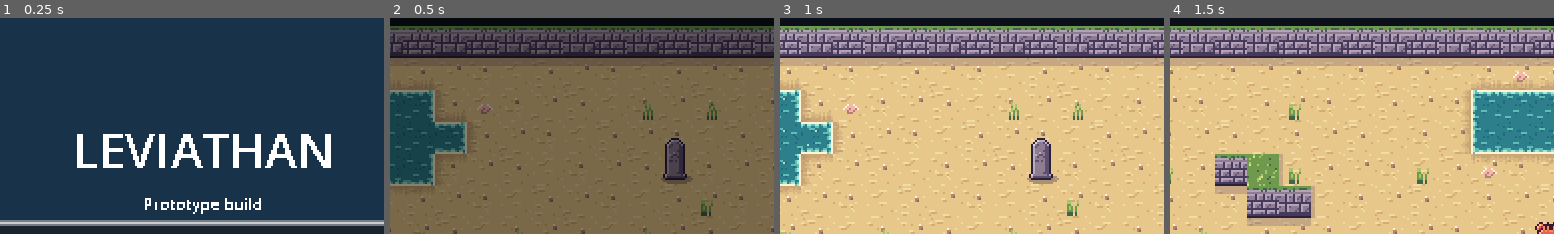
Above: before the commit, frames 1-4 (left to right).
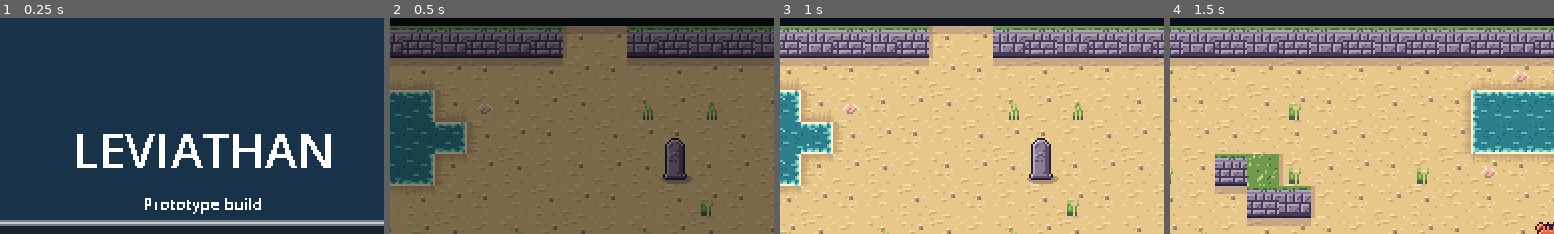
Above: after the commit, the same moments.

Repository: ashciraulo/Leviathan
Game: Godot game, scene res://tests/screenshots.tscn
Same seed, same stepped clock (60 frames per second), same inputs: the game is played once before the commit and once after it. This scene is started directly instead of the project's main scene.
Inputs:
- Up to frame 1 (0.25 s): no input
- Up to frame 2 (0.5 s): no input
- Up to frame 3 (1 s): hold D (move_right) from 0.53 s (still down); tap J (attack) at 0.6 s
- Up to frame 4 (1.5 s): release D (move_right) at 1.28 s; hold S (move_down) from 1.28 s (still down); tap H (hum) at 1.35 s
The pictures show only the part of the screen within x 23-73%, y 0-50%; the shares and areas given below are measured in that part.

Frame 1 is identical in both runs. In frame 2, 2.4% of the frame differs, in the area x 45-62%, y 3-19%; in frame 3, 3.1%, in the area x 38-56%, y 3-23%; in frame 4, nothing differs.

Commit message:
Saltmarrow village: lighthouse, huts and props
Add prop art (lighthouse, fisher's huts, pots, barrels, rope fences,
signpost) and a Prop node that gives each a collision footprint at its
base. Rooms place props by letter. New room north of the shore:
Saltmarrow village.

Co-Authored-By: Claude Opus 5.5 <noreply@anthropic.com>
Claude-Session: https://claude.ai/code/session_01UYEn5UPccDyrfNhgn9YYhF

Diff:
--- a/locale/strings.csv
+++ b/locale/strings.csv
@@ -9,6 +9,7 @@
 MENU_QUIT_TO_TITLE,Quit to title
 PAUSE_TITLE,Paused
 TOAST_TIDESTONE_SAVED,The Tidestone hums. Progress saved.
+ROOM_SALTMARROW,Saltmarrow
 ROOM_SHORE,Saltmarrow Shore
 ROOM_TIDEPOOLS,The Tidepools
 ROOM_BARNACLE_WALL,Barnacle Wall
--- /dev/null
+++ b/rooms/room_0_-1.tscn
@@ -0,0 +1,20 @@
+[gd_scene load_steps=2 format=3]
+
+[ext_resource type="Script" path="res://scripts/world/room.gd" id="1_room"]
+
+[node name="Room" type="Node2D"]
+script = ExtResource("1_room")
+name_key = "ROOM_SALTMARROW"
+layout = "########################
+#......................#
+#.....fff.....fff......#
+#......................#
+#...H.........H.....L..#
+#.n....................#
+#..o.o..............u..#
+#...................uu.#
+#......................#
+#.ffff.....~~~~........#
+#..........~~~~.....o..#
+#..o...................#
+###########..###########"
--- a/rooms/room_0_0.tscn
+++ b/rooms/room_0_0.tscn
@@ -5,7 +5,7 @@
 [node name="Room" type="Node2D"]
 script = ExtResource("1_room")
 name_key = "ROOM_SHORE"
-layout = "########################
+layout = "###########..###########
 #......................#
 #..~~~~................#
 #..~~~~~...............#
--- a/scripts/art/art.gd
+++ b/scripts/art/art.gd
@@ -13,6 +13,12 @@
 const SHADOW_SMALL := preload("res://assets/sprites/shadow_small.png")
 const SHADOW_LARGE := preload("res://assets/sprites/shadow_large.png")
 const BUBBLES := preload("res://assets/ui/bubbles.png")
+const POT := preload("res://assets/props/pot.png")
+const BARREL := preload("res://assets/props/barrel.png")
+const FENCE := preload("res://assets/props/fence.png")
+const SIGN := preload("res://assets/props/sign.png")
+const HUT := preload("res://assets/props/hut.png")
+const LIGHTHOUSE := preload("res://assets/props/lighthouse.png")
 const SALTMARROW_TILES := preload("res://assets/tiles/saltmarrow.png")
 
 const FLASH_SHADER := """
--- /dev/null
+++ b/scripts/world/prop.gd
@@ -0,0 +1,37 @@
+class_name Prop
+extends StaticBody2D
+## A solid piece of scenery: one sprite plus a collision footprint at its base.
+## Rooms place props by letter (see Room). Big props are anchored at the
+## bottom-centre of their tile, and their art can rise over the tiles above.
+
+## letter: [texture, foot row in the sprite, footprint size, large shadow]
+const KINDS := {
+	"o": [Art.POT, 12, Vector2(12, 8), false],
+	"u": [Art.BARREL, 11, Vector2(12, 8), false],
+	"f": [Art.FENCE, 11, Vector2(16, 6), false],
+	"n": [Art.SIGN, 11, Vector2(6, 6), false],
+	"H": [Art.HUT, 44, Vector2(38, 20), true],
+	"L": [Art.LIGHTHOUSE, 76, Vector2(22, 12), true],
+}
+
+var kind := ""
+
+
+static func is_prop(letter: String) -> bool:
+	return KINDS.has(letter)
+
+
+func _init(letter: String = "o") -> void:
+	kind = letter
+
+
+func _ready() -> void:
+	var spec: Array = KINDS[kind]
+	var footprint: Vector2 = spec[2]
+	Layers.assign(self, Layers.WORLD, [])
+	add_child(Layers.rect_shape(footprint, Vector2(0, -footprint.y / 2.0)))
+	if spec[3]:
+		var shade := Art.shadow(true)
+		shade.scale = Vector2(footprint.x / 14.0, 1.5)
+		add_child(shade)
+	add_child(Art.sprite(spec[0], 1, 1, spec[1]))
--- a/scripts/world/room.gd
+++ b/scripts/world/room.gd
@@ -7,6 +7,9 @@
 ##          .  floor          P  start position (first room only)
 ##          T  Tidestone      c  Scuttler (chaser)
 ##          s  Spitter (shooter)    b  Shellback (blocker)
+##          o  pot   u  barrel   f  rope fence   n  signpost
+##          H  hut   L  lighthouse   (big props: put the letter where the
+##             building's base centre stands; its art rises above)
 ##
 ## A room is 24 x 13 tiles. Leave a gap in the border wall where a
 ## neighbouring room joins, at the same rows or columns on both sides.
@@ -110,6 +113,8 @@
 			node = Spitter.new()
 		"b":
 			node = Shellback.new()
+		_ when Prop.is_prop(tile):
+			node = Prop.new(tile)
 		_:
 			push_warning("Room %s: unknown tile '%s'" % [scene_file_path, tile])
 	if node:
--- a/tests/screenshots.gd
+++ b/tests/screenshots.gd
@@ -70,13 +70,14 @@
 	crab.queue_free()
 
 	# 6. Other rooms, enemies live.
-	for coord in [Vector2i(2, 0), Vector2i(1, 1)]:
+	var names := {Vector2i(2, 0): "07_barnacle_wall", Vector2i(1, 1): "08_wreck_hollow", Vector2i(0, -1): "10_saltmarrow_village"}
+	for coord: Vector2i in names:
 		GameState.set_checkpoint(coord, Vector2(5 * Room.TILE, 11 * Room.TILE + 12))
 		SaveManager.save_game()
 		# Reuse the respawn path to jump straight to that room.
 		game._on_player_died()
 		await _wait(2.2)
-		await _capture("07_barnacle_wall" if coord == Vector2i(2, 0) else "08_wreck_hollow")
+		await _capture(names[coord])
 
 	# 7. Pause menu.
 	var pause: PauseMenu = null
Binary file added: assets/props/barrel.png
Binary file added: assets/props/fence.png
Binary file added: assets/props/hut.png
Binary file added: assets/props/lighthouse.png
Binary file added: assets/props/pot.png
Binary file added: assets/props/sign.png
